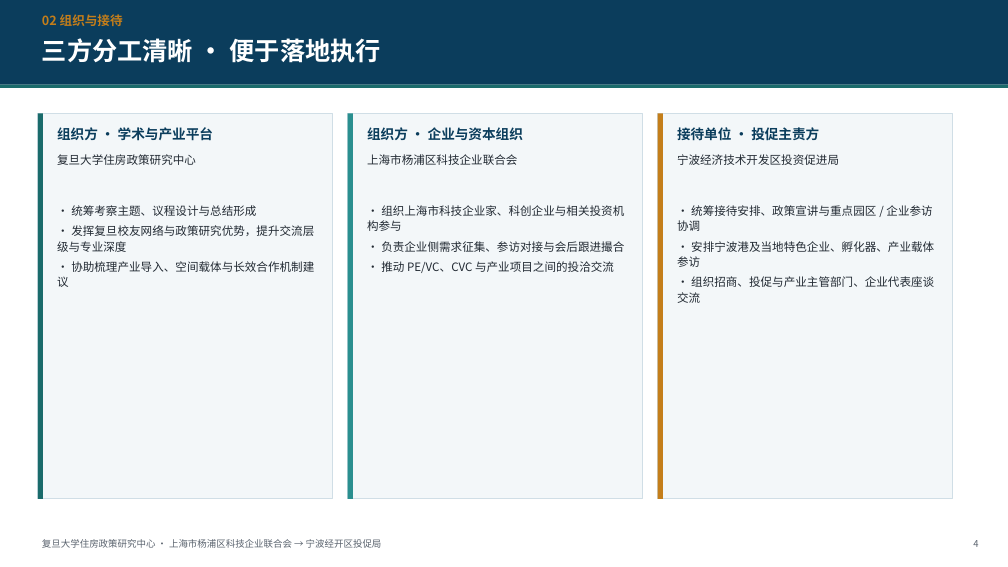
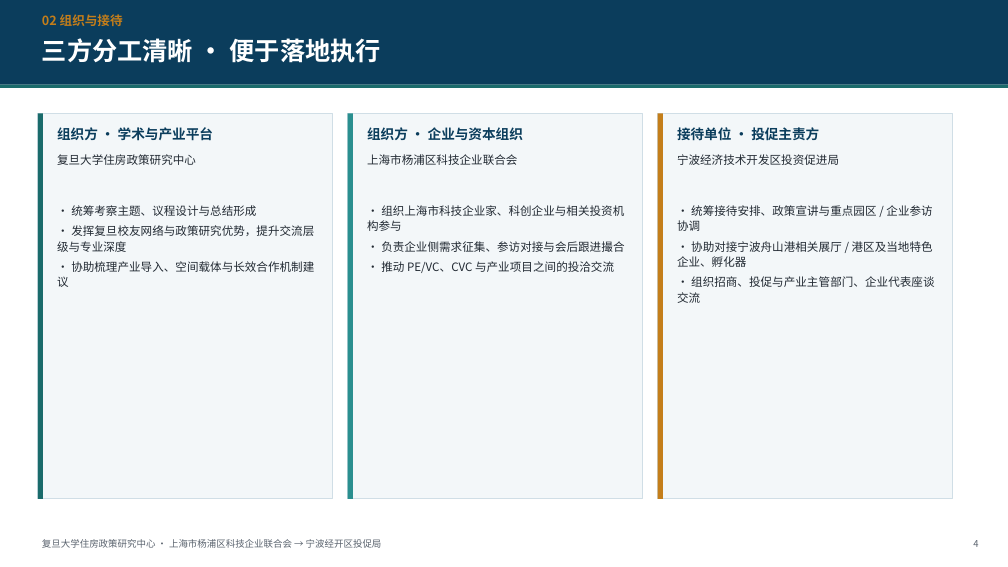
Before and after one commit to hujigang2010-maker/AIDEN, a slide deck: slide 4 of output/赴宁波港及宁波经济技术开发区考察交流策划案.pptx. Drawn at 1008x567 pixels with LibreOffice and Linux fonts; fonts in the diff are those of the drawing. Boxes give left, top, right and bottom in pixels: in the first picture for what was removed or moved away, otherwise in the second. Text is boxed around its words. In the diff, an @@ line names an element or a change of style, - is before the commit and + after.

```diff
--- a/output/赴宁波港及宁波经济技术开发区考察交流策划案.pptx
+++ b/output/赴宁波港及宁波经济技术开发区考察交流策划案.pptx
@@ text at box(677, 241, 933, 267): text changed @@
-· 安排宁波港及当地特色企业、孵化器、产业载体参访
+· 协助对接宁波舟山港相关展厅 / 港区及当地特色企业、孵化器
```
Also in this commit, not shown: 11 other slides changed, 4 slides added, 1 slide removed, 7 other files.
